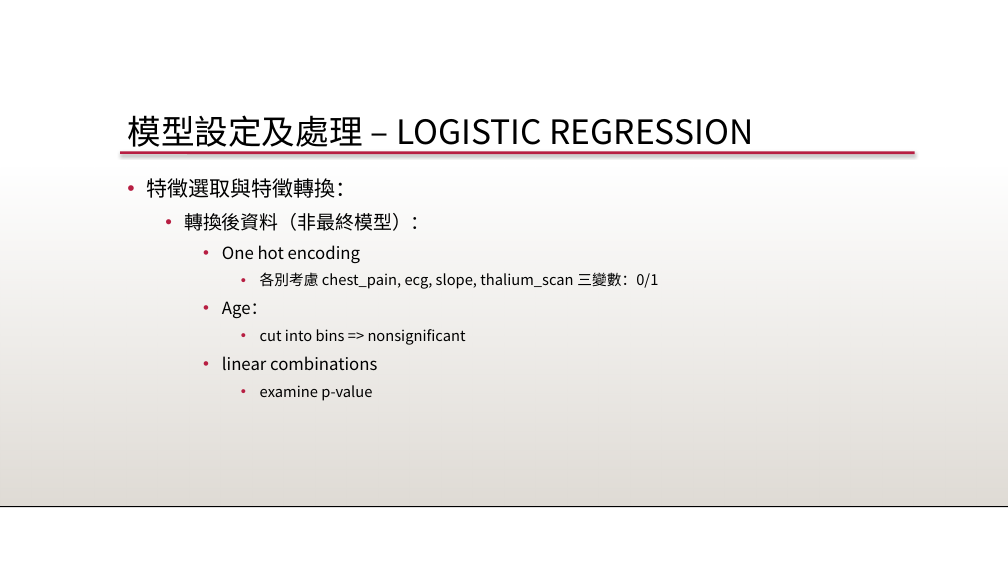
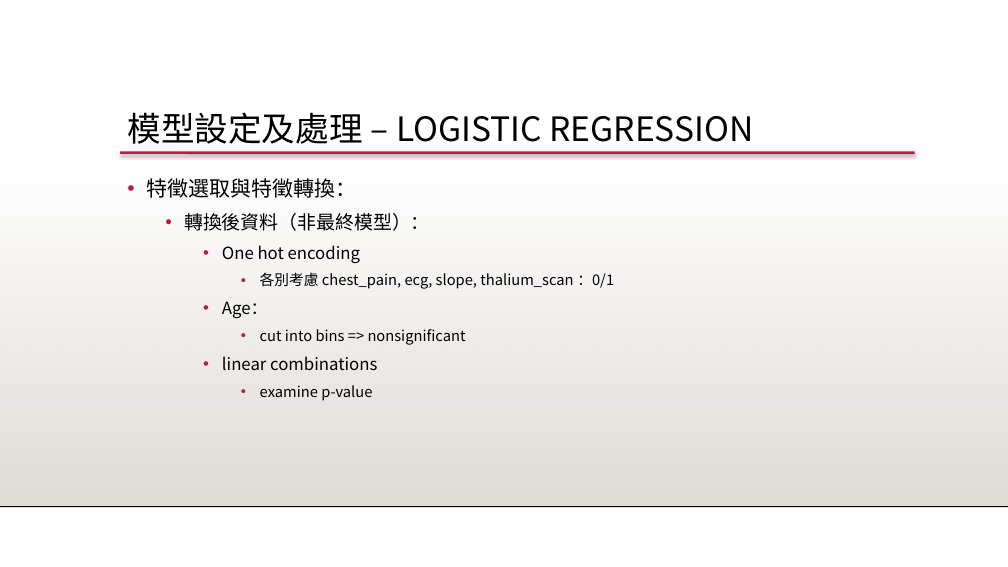
Before and after one commit to 1082-datascience/finalproject-finalproject-1082ds_group3, a slide deck: slide 30 of docs/1082_datascience_FP_3.pptx (slide 29 before the commit). Drawn at 1008x567 pixels with LibreOffice and Linux fonts; fonts in the diff are those of the drawing; background and template pictures are left out. Boxes give left, top, right and bottom in pixels: in the first picture for what was removed or moved away, otherwise in the second. Text is boxed around its words. In the diff, an @@ line names an element or a change of style, - is before the commit and + after.

```diff
--- a/docs/1082_datascience_FP_3.pptx
+++ b/docs/1082_datascience_FP_3.pptx
@@ text "模型設定及處理 – LOGISTIC REGRESSION" at (127,112,753,144): line spacing 0.9 to 0.8 @@
@@ text at (260,272,614,289): text changed @@
-      • 各別考慮 chest_pain, ecg, slope, thalium_scan 三變數：0/1
+      • 各別考慮 chest_pain, ecg, slope, thalium_scan ：0/1
```
Also in this commit, not shown: 38 other slides changed.
